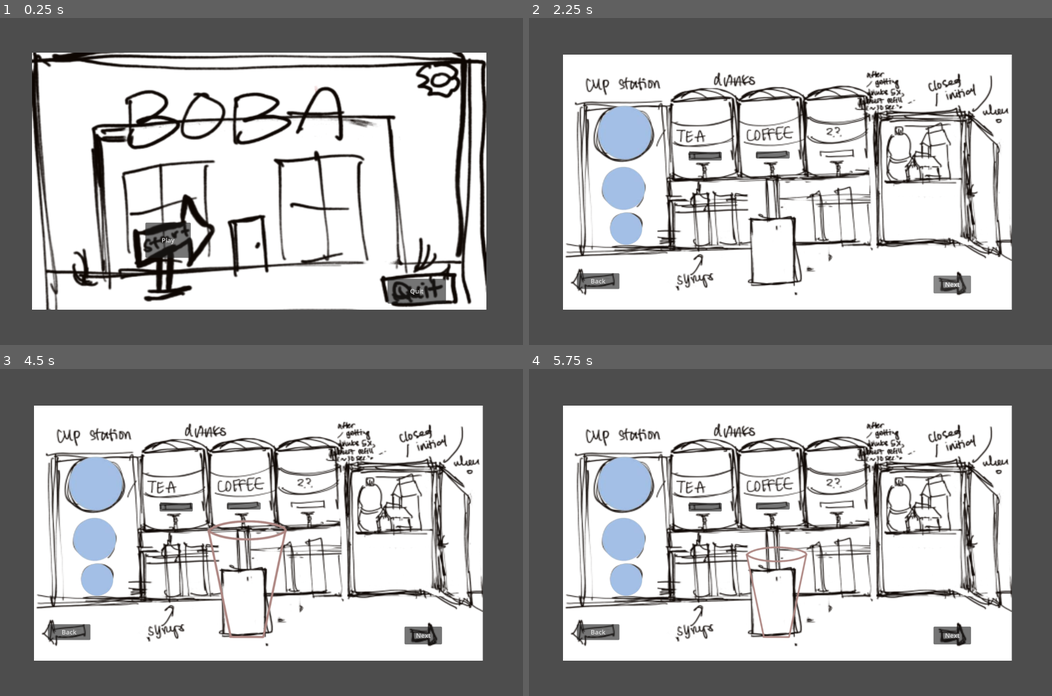
Above: before the commit, frames 1-4 (two rows, left to right).
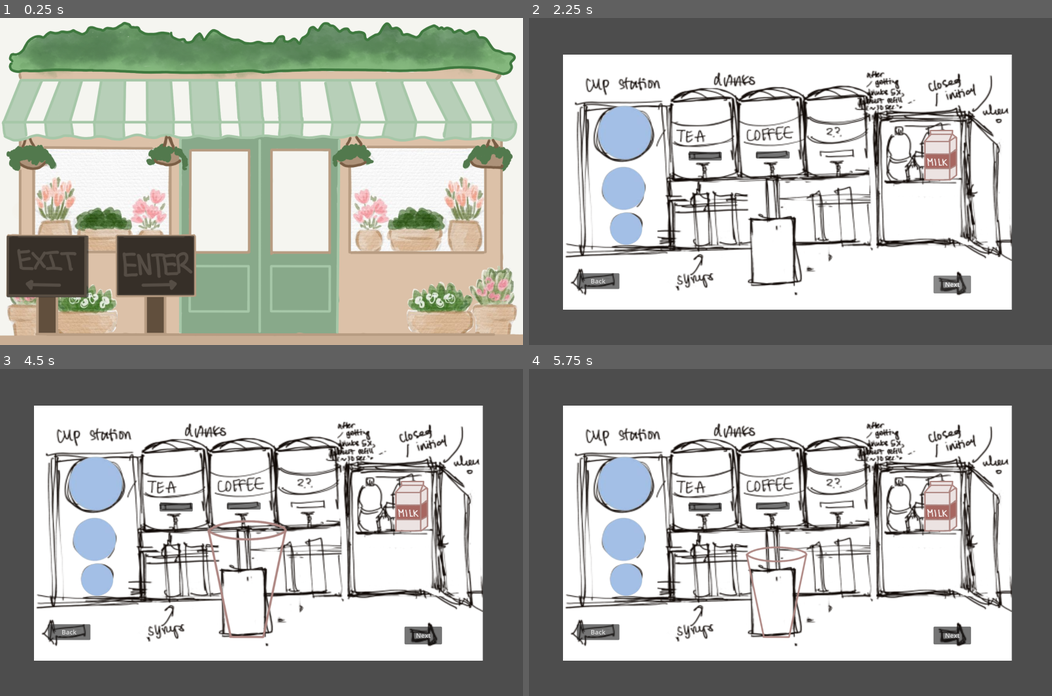
Above: after the commit, the same moments.

Repository: Lyra126/boba-cat
Game: Godot game, scene res://scenes/main_scene.tscn
Same seed, same stepped clock (60 frames per second), same inputs: the game is played once before the commit and once after it.
Inputs (mouse positions are in pixels of both pictures, inside the frame that each line leads up to; where the layout moved, square brackets give the same spot in the first picture):
- Up to frame 1 (0.25 s): no input
- Up to frame 2 (2.25 s): click (685, 266) [696, 240] at 0.5 s; tap Enter at 1.25 s; move the mouse to (905, 165) at 1.27 s; click (905, 165) at 1.42 s; click "Next" at 2 s
- Up to frame 3 (4.5 s): click "Next" at 2.75 s; click "Next" at 3.5 s; click (94, 483) at 4.25 s
- Up to frame 4 (5.75 s): click (623, 539) at 5 s

The runs differ from the first frame. In frame 1, 83% of the frame differs, in the area x 0-100%, y 0-100%; in frame 2, 0.9%; in frame 3, 0.9%; in frame 4, 0.9%.

Commit message:
added temp store.png and added drag

Diff:
--- a/project.godot
+++ b/project.godot
@@ -19,7 +19,7 @@
 
 window/size/viewport_width=2000
 window/size/viewport_height=1250
-window/stretch/aspect="expand"
+window/stretch/aspect="ignore"
 window/stretch/scale=1.51
 
 [rendering]
--- a/scenes/main_scene.tscn
+++ b/scenes/main_scene.tscn
@@ -1,7 +1,7 @@
 [gd_scene load_steps=3 format=3 uid="uid://bhoh40m4lx3uo"]
 
 [ext_resource type="Script" path="res://scripts/main_scene.gd" id="1_ffs6x"]
-[ext_resource type="Texture2D" uid="uid://bmlmkwgko5lju" path="res://assets/menu.webp" id="2_rklmf"]
+[ext_resource type="Texture2D" uid="uid://bte2db3h0d8dv" path="res://assets/store.png" id="2_eyki0"]
 
 [node name="MainScene" type="Control"]
 layout_mode = 3
@@ -13,20 +13,25 @@
 script = ExtResource("1_ffs6x")
 
 [node name="TextureRect" type="TextureRect" parent="."]
-layout_mode = 0
-offset_left = -581.0
-offset_top = -326.0
-offset_right = 569.0
-offset_bottom = 324.0
-texture = ExtResource("2_rklmf")
+layout_mode = 1
+anchors_preset = -1
+anchor_left = -6.516
+anchor_top = -5.12
+anchor_right = 6.379
+anchor_bottom = 5.783
+offset_left = 206.984
+offset_top = 101.04
+offset_right = -41.996
+offset_bottom = -47.0361
+texture = ExtResource("2_eyki0")
+expand_mode = 1
 
 [node name="Play" type="Button" parent="."]
 layout_mode = 0
-offset_left = -294.0
-offset_top = 104.0
-offset_right = -179.0
-offset_bottom = 193.0
-text = "Play"
+offset_left = -287.0
+offset_top = 185.0
+offset_right = -91.0
+offset_bottom = 336.0
 
 [node name="Quit" type="Button" parent="."]
 layout_mode = 1
@@ -34,13 +39,13 @@
 anchor_left = -0.168
 anchor_right = 2.126
 anchor_bottom = 1.643
-offset_left = 339.832
-offset_top = 246.0
-offset_right = 203.376
-offset_bottom = 157.844
-text = "Quit"
+offset_left = -545.168
+offset_top = 185.0
+offset_right = -622.624
+offset_bottom = 189.844
 
 [node name="Camera2D" type="Camera2D" parent="."]
+position = Vector2(79, 48)
 
 [connection signal="pressed" from="Play" to="." method="_on_play_pressed"]
 [connection signal="pressed" from="Quit" to="Quit" method="_on_pressed"]
--- a/scenes/make_boba.tscn
+++ b/scenes/make_boba.tscn
@@ -1,8 +1,10 @@
-[gd_scene load_steps=4 format=3 uid="uid://bincjiyglgcf4"]
+[gd_scene load_steps=6 format=3 uid="uid://bincjiyglgcf4"]
 
 [ext_resource type="Script" path="res://scripts/make-boba.gd" id="1_lo0ut"]
 [ext_resource type="Texture2D" uid="uid://d12y1p1qn73ff" path="res://assets/stations.webp" id="2_t2nm0"]
 [ext_resource type="Texture2D" uid="uid://ooy1y8vts1b5" path="res://assets/download-removebg-preview.png" id="3_iqsvq"]
+[ext_resource type="Texture2D" uid="uid://c8gnhm635xay6" path="res://assets/milk.png" id="4_p4hng"]
+[ext_resource type="Script" path="res://scenes/milkInFridge.gd" id="5_70oli"]
 
 [node name="make-boba" type="Node2D"]
 script = ExtResource("1_lo0ut")
@@ -96,6 +98,51 @@
 offset_right = -2.0
 offset_bottom = -58.0
 
+[node name="Node" type="Node" parent="."]
+
+[node name="milkInFridge" type="TextureRect" parent="Node"]
+custom_minimum_size = Vector2(100, 100)
+offset_left = 330.0
+offset_top = -141.0
+offset_right = 430.0
+offset_bottom = 4.0
+texture = ExtResource("4_p4hng")
+expand_mode = 1
+script = ExtResource("5_70oli")
+
+[node name="Panel" type="Panel" parent="Node/milkInFridge"]
+show_behind_parent = true
+layout_mode = 1
+anchors_preset = -1
+anchor_right = 0.569
+anchor_bottom = 0.5
+offset_left = 209.0
+offset_top = 168.0
+offset_right = 12.5
+offset_bottom = 70.0
+mouse_filter = 2
+
+[node name="milkPour" type="TextureRect" parent="Node"]
+custom_minimum_size = Vector2(100, 100)
+offset_left = -94.0
+offset_top = -34.0
+offset_right = 6.0
+offset_bottom = 93.0
+expand_mode = 1
+script = ExtResource("5_70oli")
+
+[node name="Panel" type="Panel" parent="Node/milkPour"]
+show_behind_parent = true
+layout_mode = 1
+anchors_preset = -1
+anchor_right = 0.569
+anchor_bottom = 0.5
+offset_left = -199.0
+offset_top = 259.0
+offset_right = -395.5
+offset_bottom = 161.0
+mouse_filter = 2
+
 [connection signal="pressed" from="Back" to="." method="_on_button_pressed"]
 [connection signal="pressed" from="Next" to="." method="_on_button_2_pressed"]
 [connection signal="pressed" from="cupsize/large-cup" to="." method="_on_texture_button_pressed"]
--- /dev/null
+++ b/scenes/milk.gd
@@ -0,0 +1,33 @@
+#extends TextureRect
+#
+#var selected = false;
+#var mousePos = null;
+#
+#func _input(event):
+	#if event is InputEventMouseButton and event.pressed and event.button_index == MOUSE_BUTTON_LEFT and selected == false:
+		#selected = true;
+		#
+#func _process(delta):
+	#if selected == true:
+		#mousePos = get_global_mouse_position();
+		#position = mousePos;
+
+extends Sprite2D
+
+func _get_drag_data(at_position):
+	var preview_texture = Sprite2D.new()
+	preview_texture.texture = texture
+	preview_texture.size = Vector2(30,30)
+
+	var preview = Control.new()
+	preview.add_child(preview_texture)
+
+	set_drag_preview (preview)
+	texture = null
+	return preview_texture.texture
+
+func _can_drop_data(_pos, data):
+	return data is Texture2D
+
+func _drop_data(_pos, data):
+	texture = data
--- /dev/null
+++ b/scenes/milkInFridge.gd
@@ -0,0 +1,22 @@
+extends TextureRect
+
+func _get_drag_data(at_position):
+	var preview_texture = TextureRect.new()
+	preview_texture.texture = texture
+	preview_texture.expand_mode =1
+	preview_texture.size = Vector2(30,30)
+
+	var preview = Control.new()
+	preview.add_child(preview_texture)
+	set_drag_preview (preview)
+	texture = null
+	return preview_texture.texture
+
+func _can_drop_data(_pos, data):
+	return data is Texture2D
+
+func _drop_data(_pos, data):
+	if data is Texture2D:
+		texture = data
+	else:
+		texture = null
Binary file added: assets/milk.png
Not shown, added: assets/milk.png.import
Binary file added: assets/store.png
Not shown, added: assets/store.png.import
